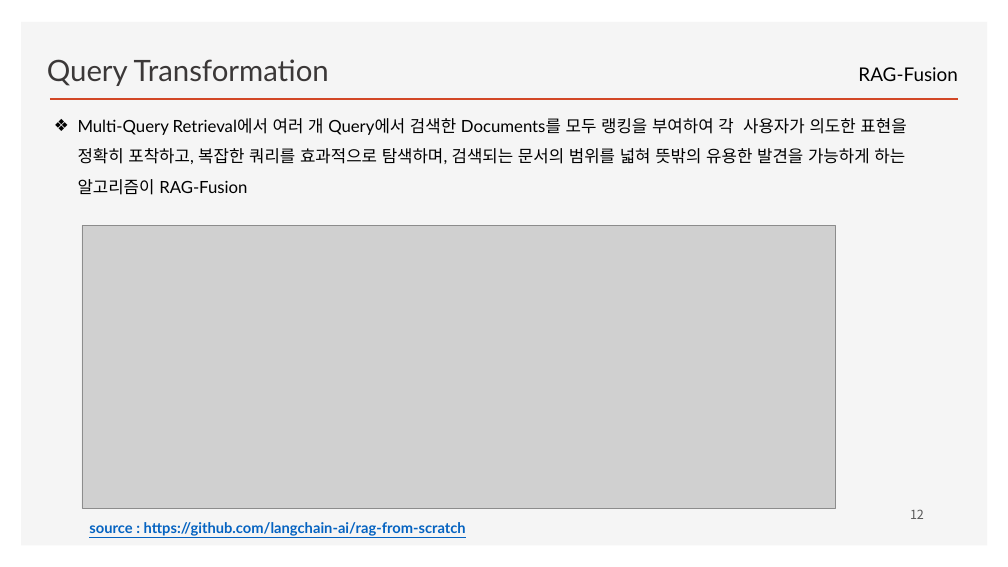
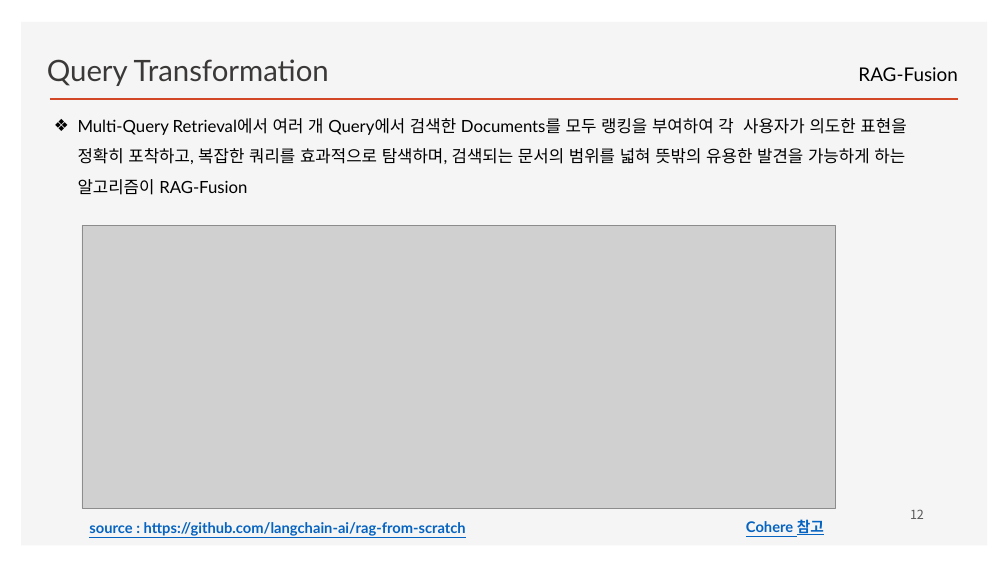
Before and after one commit to ancestor9/2026_Fall_Learning-Langchain-AI-Agent, a slide deck: slide 12 of CHAPTER 3 RAG Part II_Chatting with Your Data.pptx. Drawn at 1008x567 pixels with LibreOffice and Linux fonts; fonts in the diff are those of the drawing; grey boxes stand for pictures; background and template pictures are left out. Boxes give left, top, right and bottom in pixels: in the first picture for what was removed or moved away, otherwise in the second. Text is boxed around its words. In the diff, an @@ line names an element or a change of style, - is before the commit and + after.

```diff
--- a/CHAPTER 3 RAG Part II_Chatting with Your Data.pptx
+++ b/CHAPTER 3 RAG Part II_Chatting with Your Data.pptx
@@ text added at [746, 519, 824, 535], 14 pt, text #0563C1, bold, underline @@
+Cohere 참고
```
